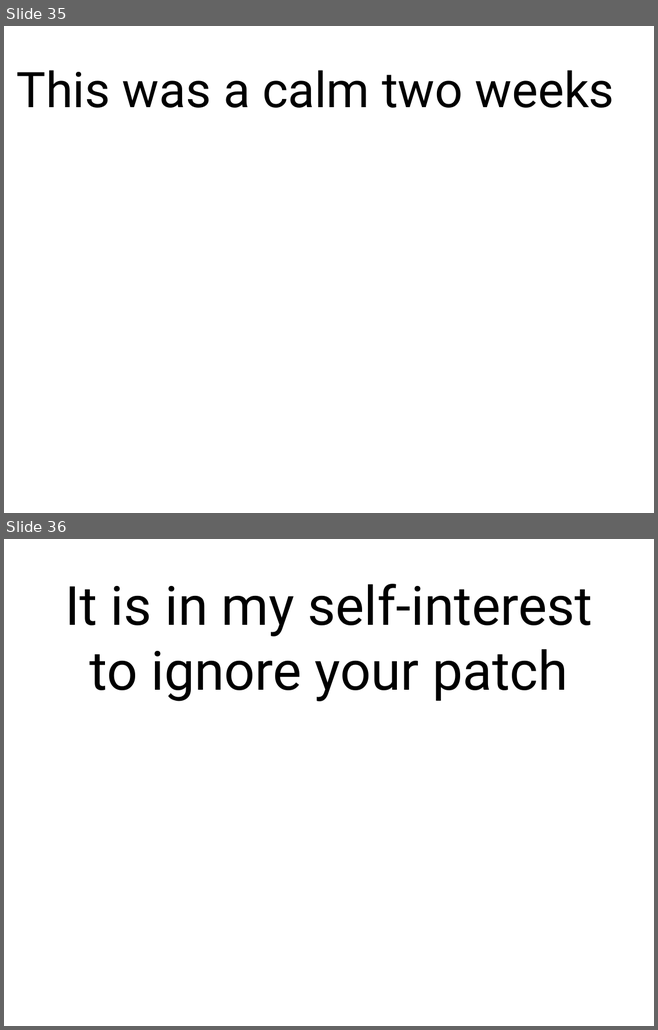
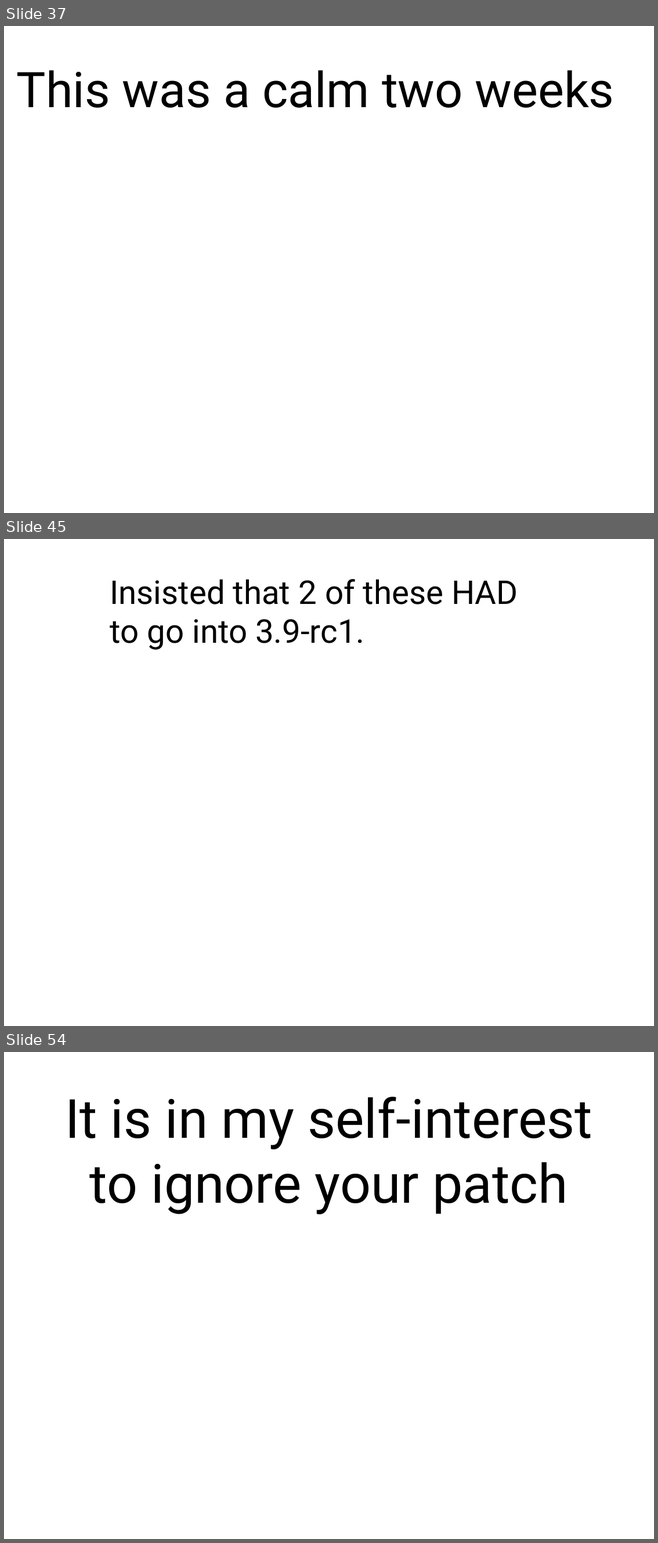
Before and after one commit to gregkh/presentation-linux-maintainer, a slide deck: maintainer.odp. Shown one above the other, each under a label of ours: slides 35 and 36 before the commit, slides 37, 45 and 54 after it; the slides between them are not shown. The pictures are 658x1030 and 658x1543 pixels, drawn with LibreOffice and Linux fonts; fonts in the diff are those of the drawing. Boxes give left, top, right and bottom in pixels: in the first picture for what was removed or moved away, otherwise in the second. Text is boxed around its words. In the diff, an @@ line names an element or a change of style, - is before the commit and + after.

```diff
--- a/maintainer.odp
+++ b/maintainer.odp
@@ slide 45 added at (4,539,654,1026), background #FFFFFF @@
@@ text added at (110,579,517,650), 40 pt, text #000000 @@
+Insisted that 2 of these HAD
+to go into 3.9-rc1.
@@ what was slide 35 is now slide 37 @@
@@ what was slide 36 is now slide 54 @@
```
Also in this commit, not shown: 2 slides changed, 16 other slides added, 1 other file.
